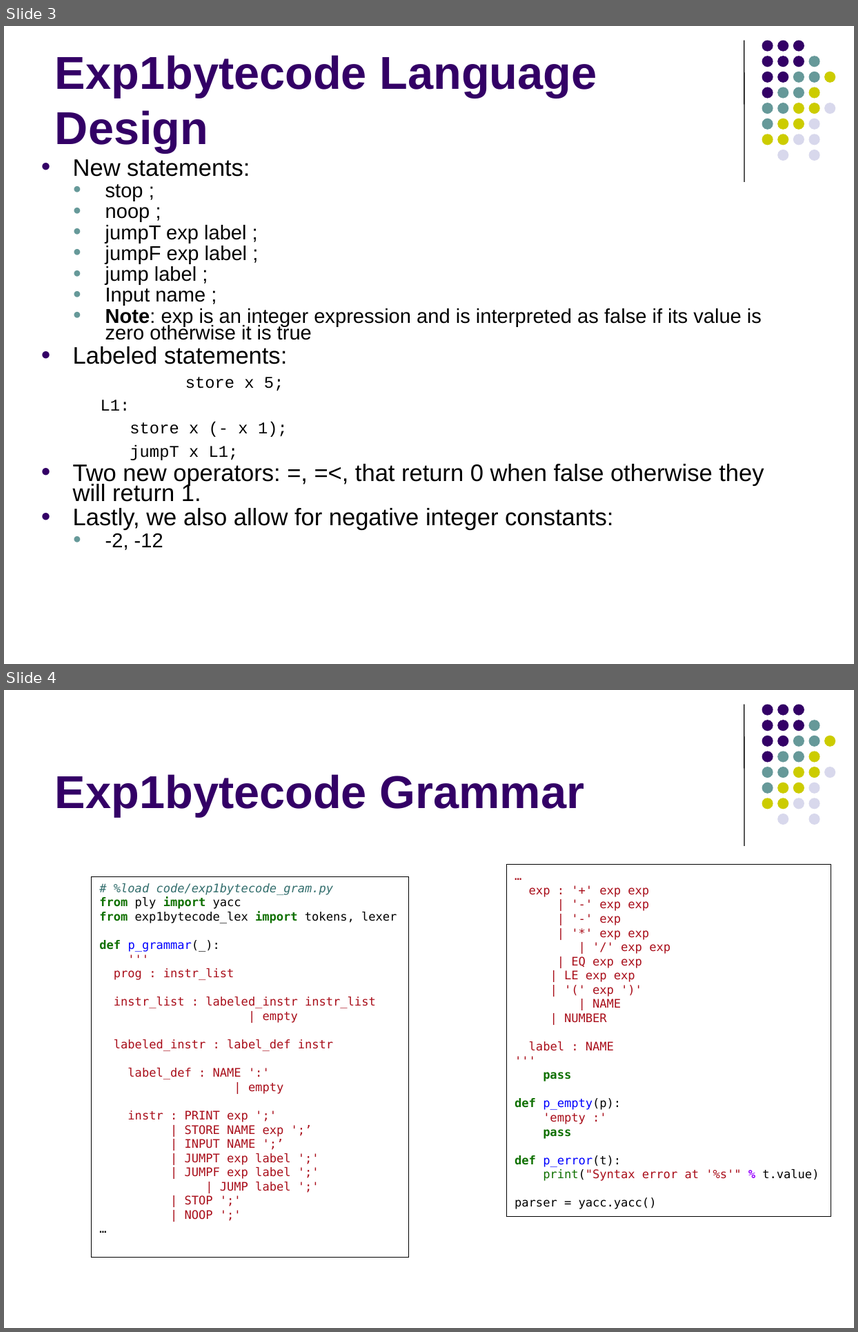
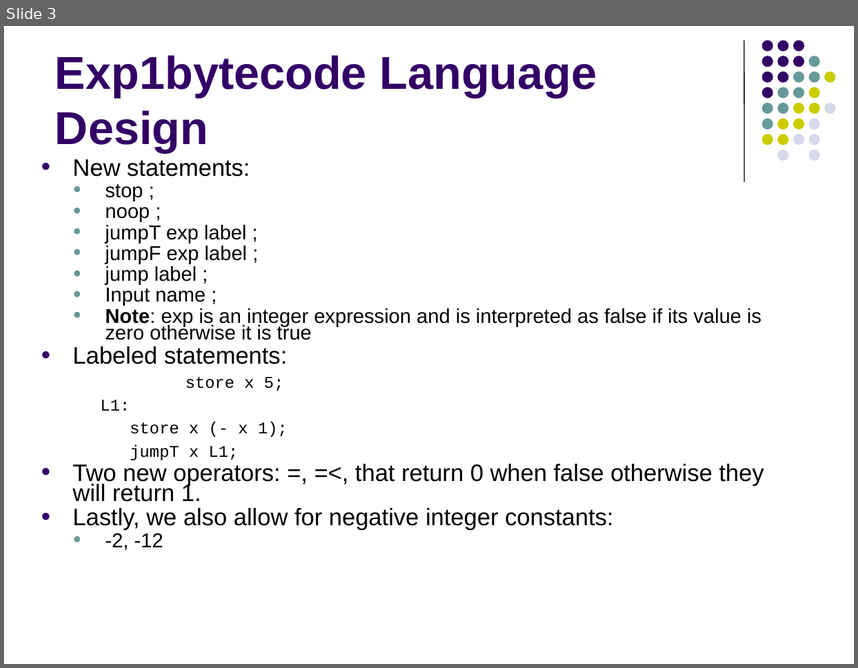
Before and after one commit to lutzhamel/CSC402, a slide deck: notes/csc402-ln005.pptx. Shown one above the other, each under a label of ours: slides 3 and 4 before the commit, slide 3 after it. The pictures are 858x1332 and 858x668 pixels, drawn with LibreOffice and Linux fonts; fonts in the diff are those of the drawing. Boxes give left, top, right and bottom in pixels: in the first picture for what was removed or moved away, otherwise in the second. Text is boxed around its words. In the diff, an @@ line names an element or a change of style, - is before the commit and + after.

```diff
--- a/notes/csc402-ln005.pptx
+++ b/notes/csc402-ln005.pptx
@@ slide 4 removed at [4,690,854,1328], background #FFFFFF; not listed: 32 template elements that a slide beside it also shows @@
@@ title removed at [55,774,585,816] @@
-Exp1bytecode Grammar
@@ rectangle removed at [506,865,831,1216] @@
-…
-exp : '+' exp exp
-| '-' exp exp
-| '-' exp
-| '*' exp exp
-| '/' exp exp
-| EQ exp exp
-| LE exp exp
-| '(' exp ')'
-| NAME
-| NUMBER
-label : NAME
-'''
-pass
-def p_empty(p):
-'empty :'
-pass
-def p_error(t):
-print("Syntax error at '%s'" % t.value)
-parser = yacc.yacc()
@@ rectangle removed at [92,876,410,1257] @@
-# %load code/exp1bytecode_gram.py
-from ply import yacc
-from exp1bytecode_lex import tokens, lexer
-def p_grammar(_):
-'''
-prog : instr_list
-instr_list : labeled_instr instr_list
-| empty
-labeled_instr : label_def instr
-label_def : NAME ':'
-| empty
-instr : PRINT exp ';'
-| STORE NAME exp ';’
-| INPUT NAME ';’
-| JUMPT exp label ';'
-| JUMPF exp label ';'
-| JUMP label ';'
-| STOP ';'
-| NOOP ';'
-…
```
Also in this commit, not shown: 11 slides changed, 10 slides added, 8 other slides removed, 3 other files.
